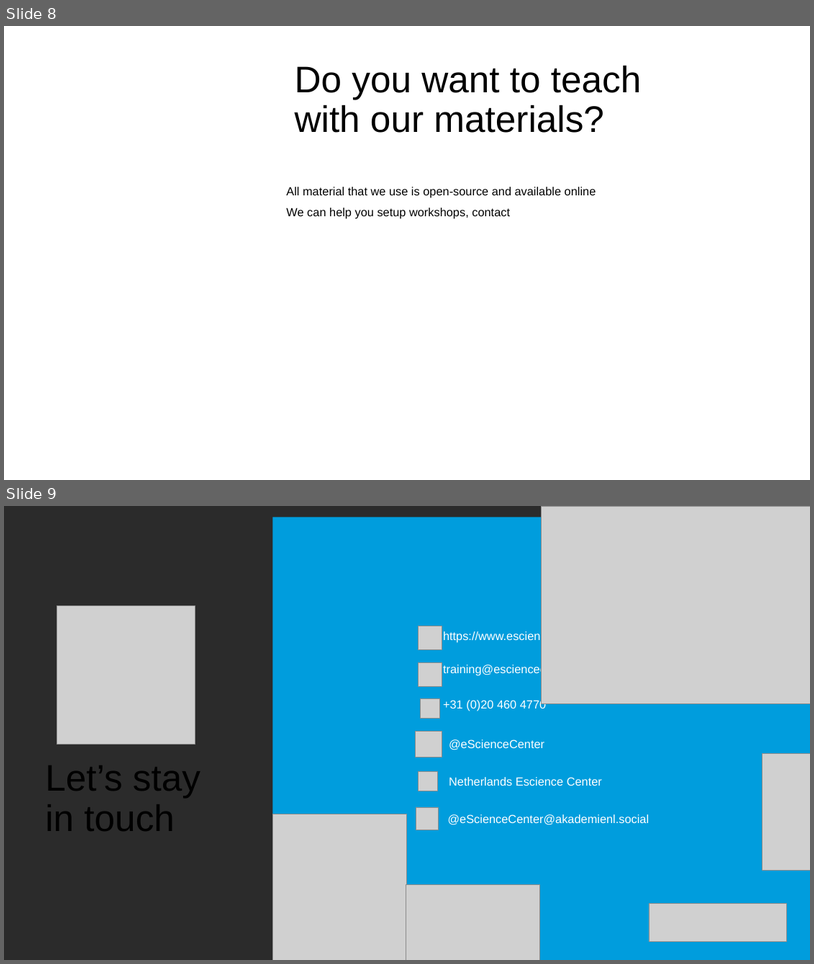
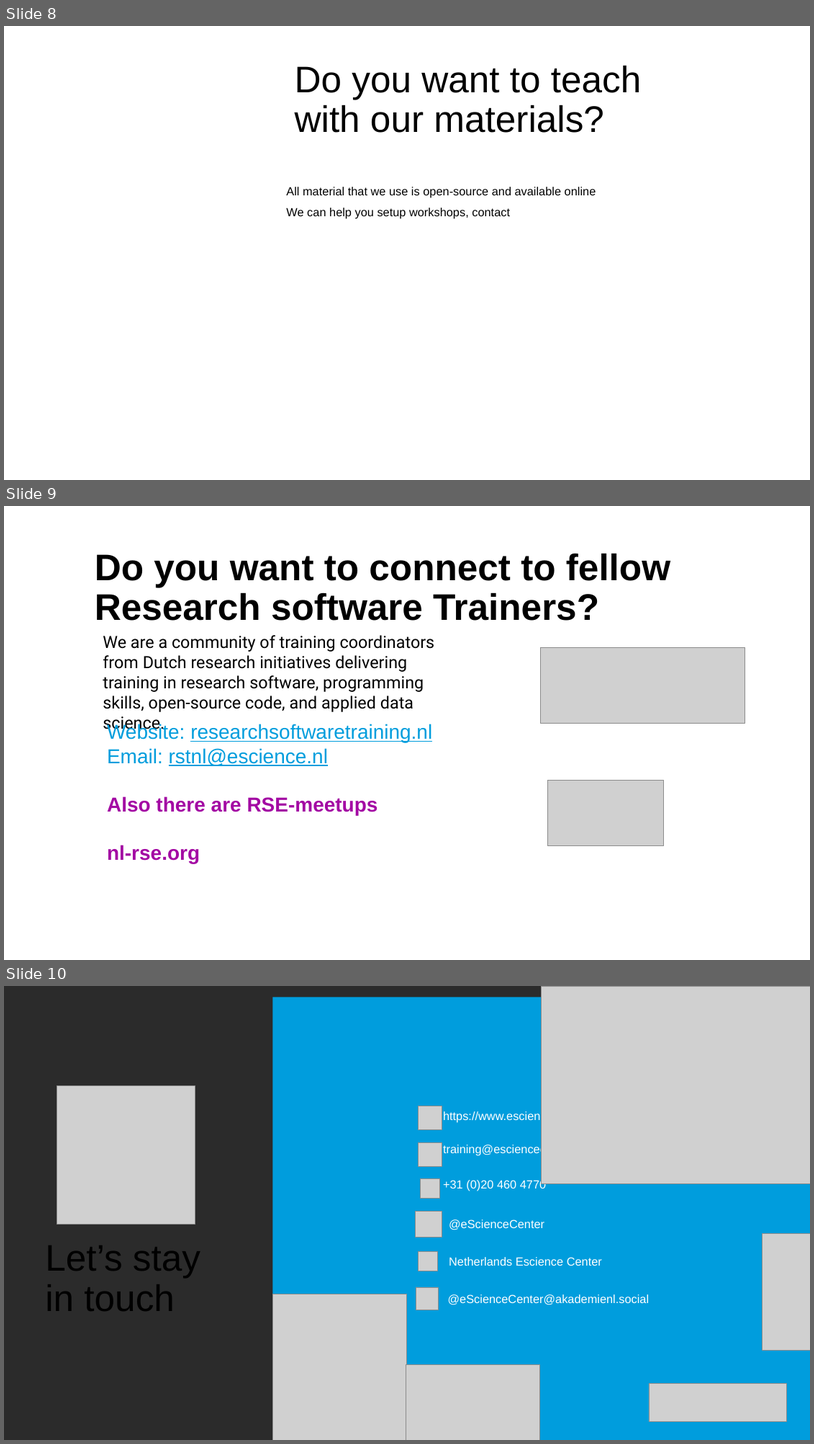
Before and after one commit to esciencecenter-digital-skills/medical-image-processing-materials, a slide deck: presentations/first_intro_1.pptx. Shown one above the other, each under a label of ours: slides 8 and 9 before the commit, slides 8, 9 and 10 after it. The pictures are 814x964 and 814x1444 pixels, drawn with LibreOffice and Linux fonts; fonts in the diff are those of the drawing; grey boxes stand for pictures; background and template pictures are left out; a plain dark background stands for a picture behind light text. Boxes give left, top, right and bottom in pixels: in the first picture for what was removed or moved away, otherwise in the second. Text is boxed around its words. In the diff, an @@ line names an element or a change of style, - is before the commit and + after.

```diff
--- a/presentations/first_intro_1.pptx
+++ b/presentations/first_intro_1.pptx
@@ slide 9 added at box(4, 506, 810, 960), background picture (left out) @@
@@ title added at box(95, 553, 671, 620), 44 pt, text #000000, bold @@
+Do you want to connect to fellow Research software Trainers?
@@ text added at box(103, 635, 435, 712), 20 pt, text #000000 @@
+We are a community of training coordinators from Dutch research initiatives delivering training in research software, programming skills, open-source code, and applied data science.
@@ picture added at box(540, 648, 745, 723) @@
@@ text added at box(107, 723, 432, 863), 24 pt, text #009DDD @@
+Website: researchsoftwaretraining.nl
+Email: rstnl@escience.nl
+Also there are RSE-meetups
+nl-rse.org
@@ picture added at box(548, 780, 665, 845) @@
@@ what was slide 9 is now slide 10 @@
```
Also in this commit, not shown: 3 slides changed.
